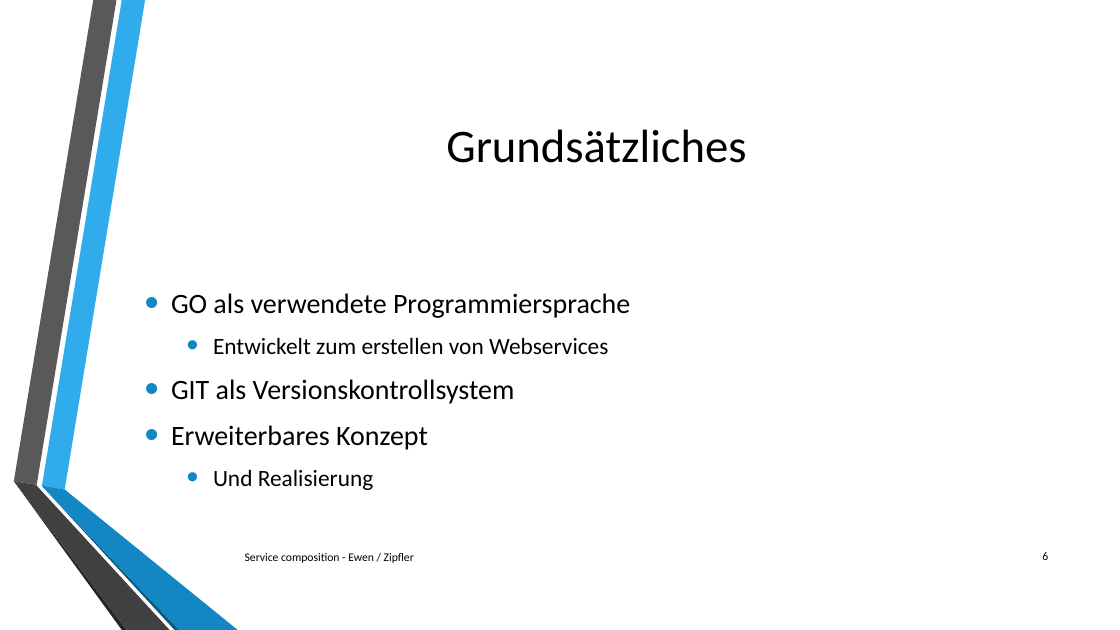
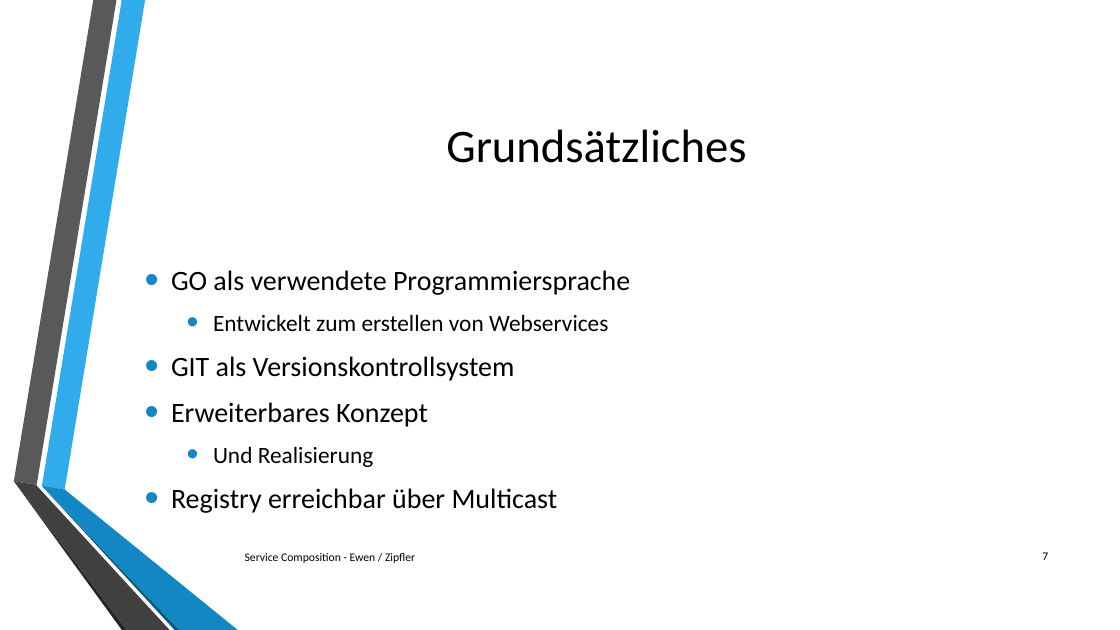
Before and after one commit to jzipfler/HTW-SwArchitektur, a slide deck: slide 7 of doc/slides.pptx (slide 6 before the commit). Drawn at 1120x630 pixels with LibreOffice and Linux fonts; fonts in the diff are those of the drawing; background and template pictures are left out. Boxes give left, top, right and bottom in pixels: in the first picture for what was removed or moved away, otherwise in the second. Text is boxed around its words. In the diff, an @@ line names an element or a change of style, - is before the commit and + after.

```diff
--- a/doc/slides.pptx
+++ b/doc/slides.pptx
@@ text at <box>171,488,558,513</box>: paragraph added @@
+• Registry erreichbar über Multicast
@@ text at <box>245,553,415,563</box>: text changed @@
-Service composition - Ewen / Zipfler
+Service Composition - Ewen / Zipfler
@@ page number at <box>1042,552,1048,560</box>: text changed @@
-6
+7
```
Also in this commit, not shown: 9 other slides changed, 1 slide added, 1 slide removed, 2 other files.
